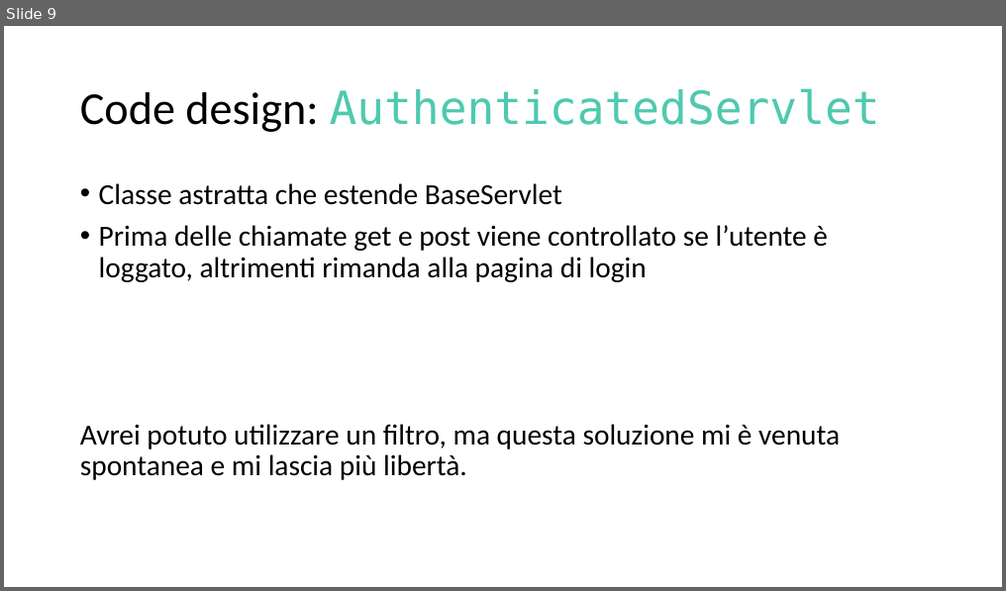
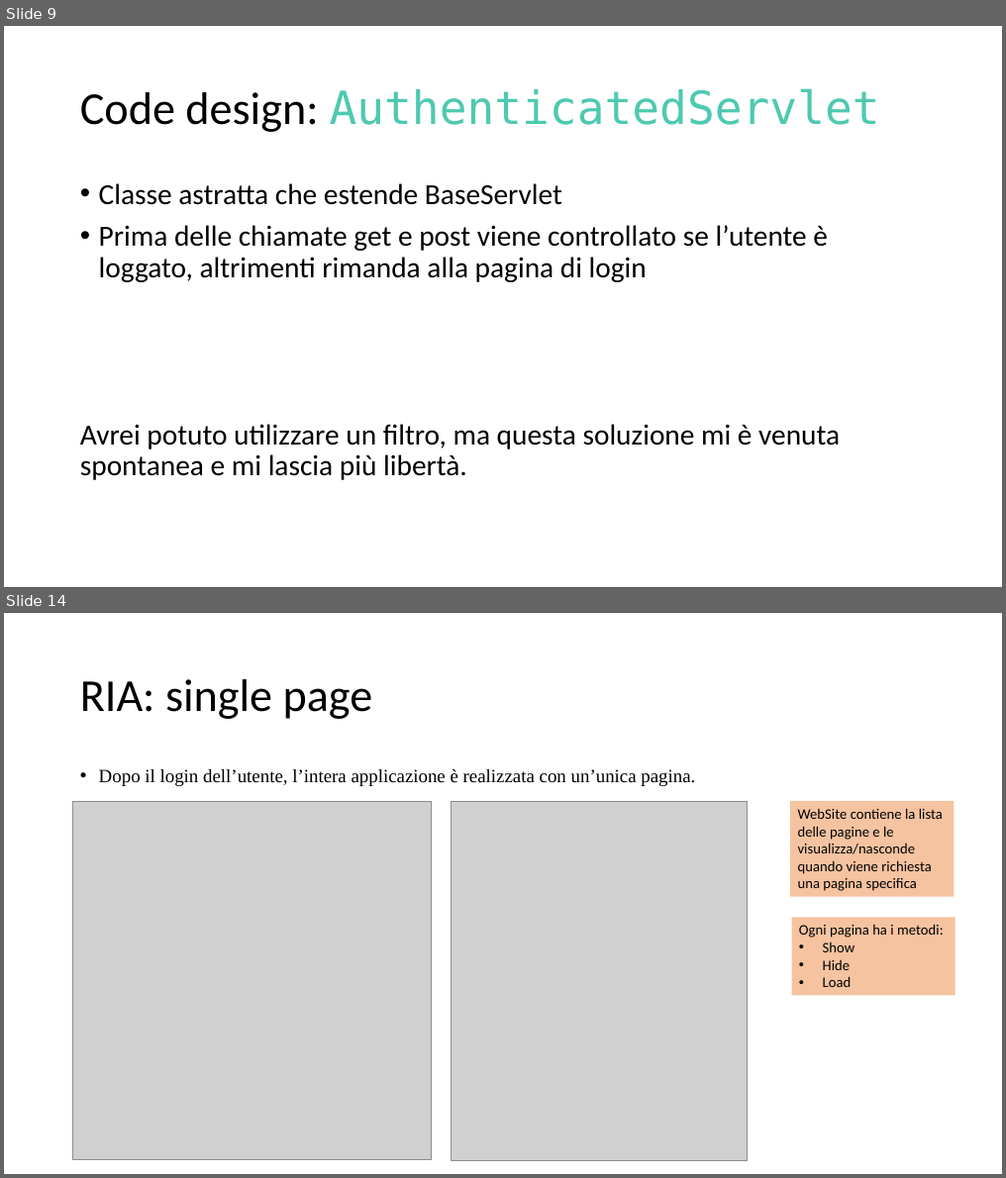
Before and after one commit to MirkoAndena/ECommerce, a slide deck: Documents/ECommerce.pptx. Shown one above the other, each under a label of ours: slide 9 before the commit, slides 9 and 14 after it; the slides between them are not shown. The pictures are 1006x591 and 1006x1178 pixels, drawn with LibreOffice and Linux fonts; fonts in the diff are those of the drawing; grey boxes stand for pictures. Boxes give left, top, right and bottom in pixels: in the first picture for what was removed or moved away, otherwise in the second. Text is boxed around its words. In the diff, an @@ line names an element or a change of style, - is before the commit and + after.

```diff
--- a/Documents/ECommerce.pptx
+++ b/Documents/ECommerce.pptx
@@ slide 14 added at (4,613,1002,1174), background #FFFFFF @@
@@ title added at (80,679,373,719), 44 pt, text #000000 @@
+RIA: single page
@@ text added at (99,769,695,786), 18 pt, text #000000 @@
+• Dopo il login dell’utente, l’intera applicazione è realizzata con un’unica pagina.
@@ picture added at (73,801,432,1159) @@
@@ picture added at (451,801,747,1161) @@
@@ rectangle added at (790,801,953,897), fill #ED7D31 at 46% opacity, 14 pt, text #000000 @@
+WebSite contiene la lista delle pagine e le visualizza/nasconde quando viene richiesta una pagina specifica
@@ rectangle added at (792,918,954,995), fill #ED7D31 at 46% opacity, 14 pt, text #000000 @@
+Ogni pagina ha i metodi:
+• Show
+• Hide
+• Load
```
Also in this commit, not shown: 3 slides changed, 5 other slides added, 6 other files.
